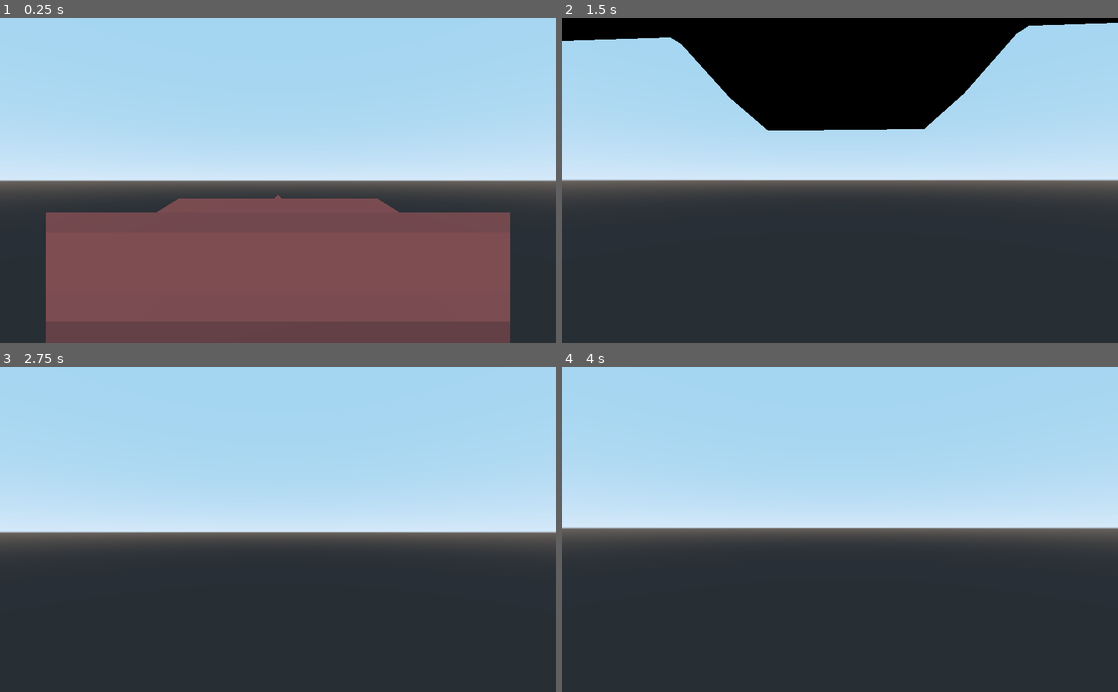
Above: before the commit, frames 1-4 (two rows, left to right).
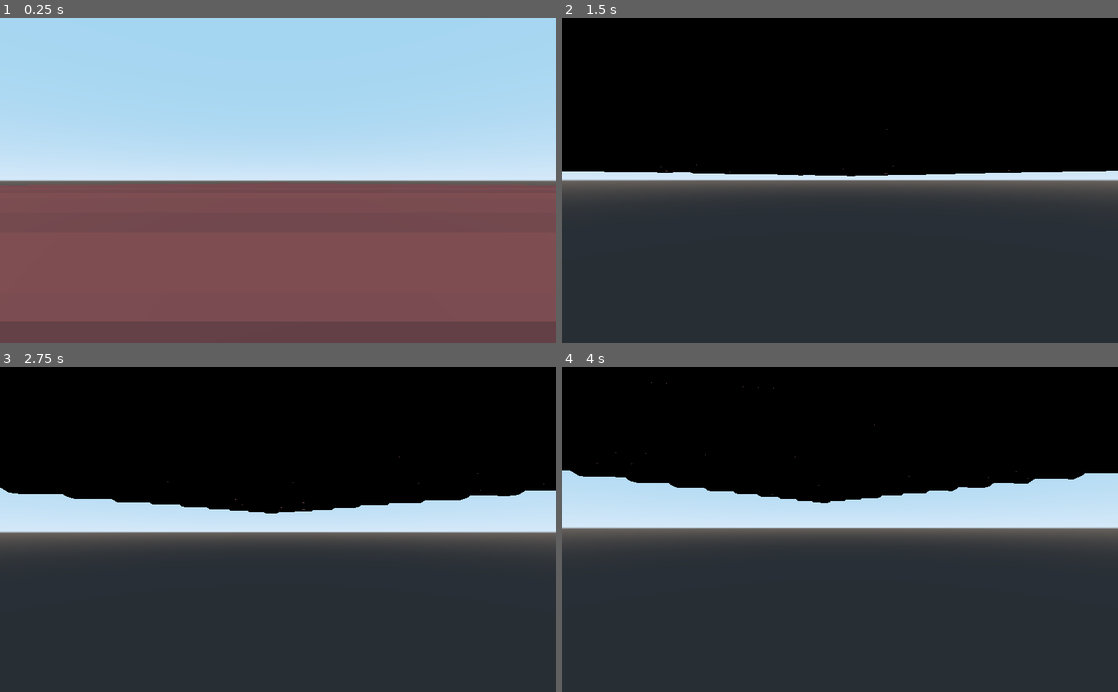
Above: after the commit, the same moments.

Repository: Wroyk/MapChonker
Game: Godot game, scene res://Main.tscn
Two runs of this game, one before a commit and one after it. Both use one fixed random seed, a clock stepped at 60 frames per second and the inputs below.
Inputs (mouse positions are in pixels of both pictures, inside the frame that each line leads up to):
- Up to frame 1 (0.25 s): no input
- Up to frame 2 (1.5 s): tap Enter at 0.5 s; move the mouse to (867, 180) at 0.52 s; hold Q 0.53-1.28 s; hold W from 0.53 s (still down); move the mouse to (812, 180) at 1.27 s; tap E at 1.35 s
- Up to frame 3 (2.75 s): keep holding W; move the mouse to (289, 523) at 2.02 s; hold Q from 2.03 s (still down)
- Up to frame 4 (4 s): keep holding W; move the mouse to (834, 536) at 2.77 s; release Q at 2.78 s; tap E at 2.85 s; move the mouse to (878, 532) at 3.52 s; hold Q from 3.53 s (still down)

The runs differ from the first frame. In frame 1, 14% of the frame differs, in the area x 0-100%, y 51-100%; in frame 2, 30%; in frame 3, 42%, in the area x 0-100%, y 0-46%; in frame 4, 37%.

Commit message:
added dynamic chunk generation

Diff:
--- a/Chonk.gd
+++ b/Chonk.gd
@@ -8,7 +8,8 @@
 var chunk_seed:int
 
 func gen_heightmap(offset:Vector2):
-	return sin(offset.x+offset.y)
+	var pos = chunk_positon * 10 + offset
+	return sin(pos.x+pos.y)
 
 
 func init_mash():
@@ -31,14 +32,14 @@
 			vertices.push_back(v_10)
 			vertices.push_back(v_11)
 
-			#Normals falsch rum
-			normals.push_back((v_01-v_00).cross(v_10-v_00))
-			normals.push_back((v_00-v_10).cross(v_01-v_10))
-			normals.push_back((v_10-v_01).cross(v_00-v_01))
-			normals.push_back((v_11-v_01).cross(v_10-v_01))
-			normals.push_back((v_01-v_10).cross(v_11-v_10))
-			normals.push_back((v_10-v_11).cross(v_01-v_11))
-
+			var n1 = (v_01-v_00).cross(v_10-v_00)
+			var n2 = (v_11-v_01).cross(v_10-v_01)
+			normals.push_back(n1)
+			normals.push_back(n1)
+			normals.push_back(n1)
+			normals.push_back(n2)
+			normals.push_back(n2)
+			normals.push_back(n2)
 
 
 	# Initialize the ArrayMesh.
--- a/Main.tscn
+++ b/Main.tscn
@@ -1,20 +1,18 @@
-[gd_scene load_steps=4 format=2]
+[gd_scene load_steps=3 format=2]
 
 [ext_resource path="res://World.gd" type="Script" id=1]
-[ext_resource path="res://Chonk.tscn" type="PackedScene" id=2]
 [ext_resource path="res://Camera.gd" type="Script" id=3]
 
 [node name="Main" type="Spatial"]
 
 [node name="World" type="Spatial" parent="."]
 script = ExtResource( 1 )
-
-[node name="Chonk" parent="World" instance=ExtResource( 2 )]
+center = NodePath("../Camera")
 
 [node name="Camera" type="Camera" parent="."]
 transform = Transform( -0.707107, 0, -0.707107, 0, 1, 0, 0.707107, 0, -0.707107, 0, 1.76757, 0 )
 script = ExtResource( 3 )
 
 [node name="DirectionalLight" type="DirectionalLight" parent="."]
-transform = Transform( -0.220613, 0.511038, -0.830765, 0.766573, 0.617489, 0.176277, 0.603072, -0.597953, -0.527974, 0, 6.34474, 0 )
+transform = Transform( -0.220613, 0.511038, -0.830765, 0.766573, 0.617489, 0.176276, 0.603072, -0.597953, -0.527974, 0, 6.34474, 0 )
 shadow_enabled = true
--- a/World.gd
+++ b/World.gd
@@ -1,7 +1,33 @@
 extends Spatial
 
+var chunk_scene = preload("res://Chonk.tscn")
 
+export(NodePath) var center
+export(int) var world_seed = 0
 
+onready var center_node = get_node(center)
+
+var active_chunks = {}
 
 func _ready():
 	pass # Replace with function body.
+
+func _physics_process(delta: float) -> void:
+	var center_position = center_node.translation
+	var center_chunk = Vector2(int(center_position.x / 10), int(center_position.z / 10))
+
+	for coord in active_chunks.keys():
+		if abs(coord.x - center_chunk.x) > 5 or abs(coord.y - center_chunk.y) > 5:
+			remove_child(active_chunks[coord])
+			active_chunks.erase(coord)
+
+	for x in range(center_chunk.x - 5, center_chunk.x + 5 + 1):
+		for y in range(center_chunk.y - 5, center_chunk.y + 5 + 1):
+			var coord = Vector2(x, y)
+			if not active_chunks.has(coord):
+				var new_chunk = chunk_scene.instance()
+				new_chunk.chunk_seed = world_seed ^ ((x << 16) | y)
+				new_chunk.chunk_positon = coord
+				new_chunk.translate(Vector3(coord.x * 10, 0, coord.y * 10))
+				add_child(new_chunk)
+				active_chunks[coord] = new_chunk
